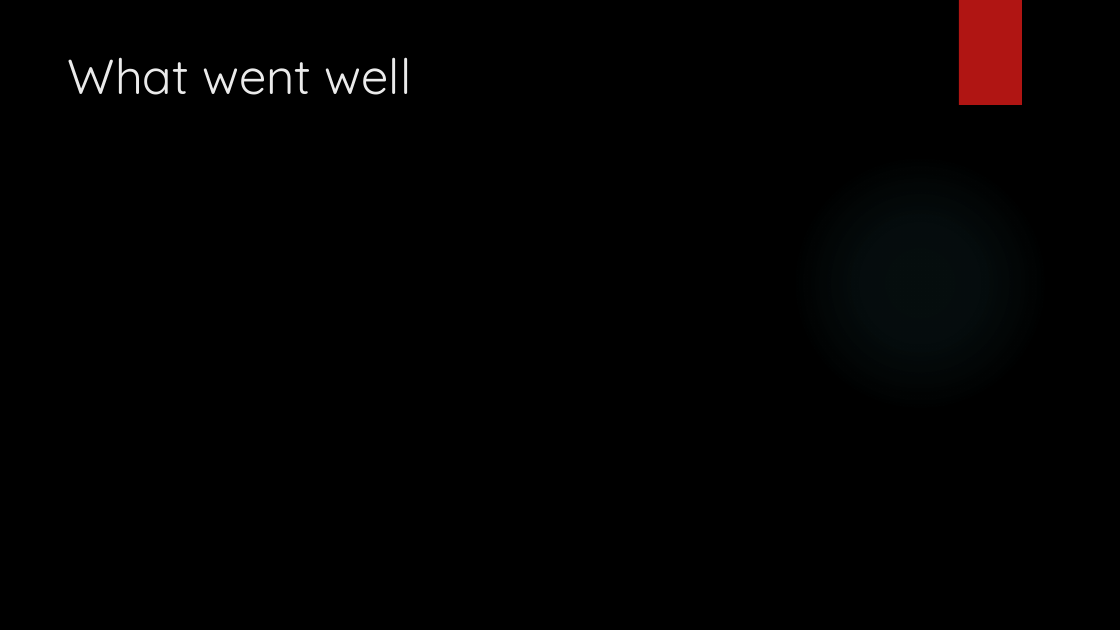
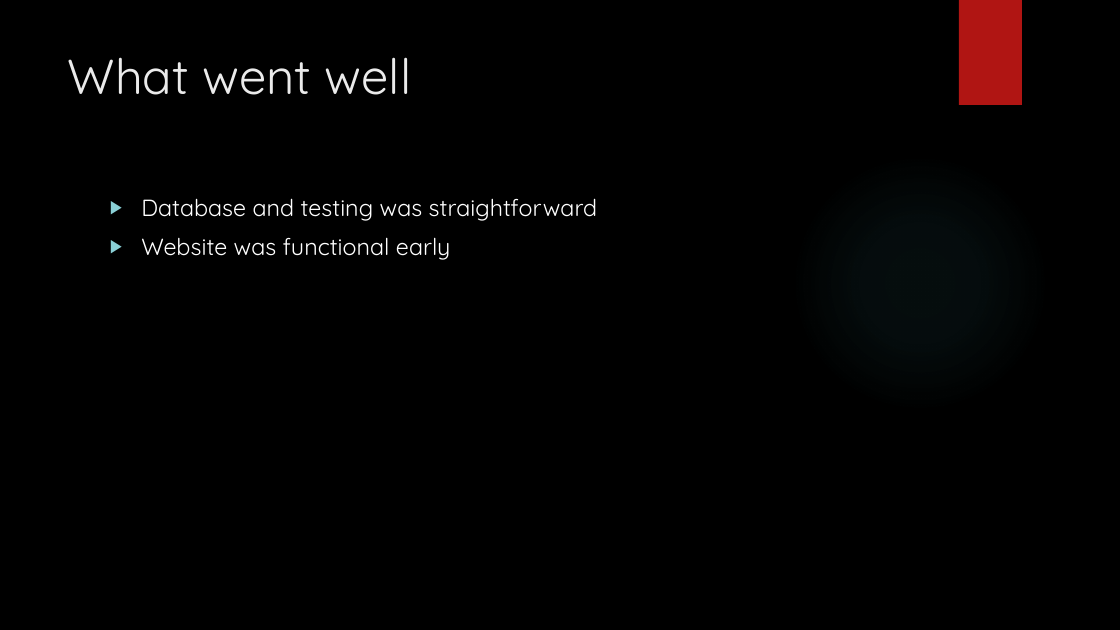
Before and after one commit to EkowTheGreat/QACstuff, a slide deck: slide 7 of SoloProj/Presentation.pptx. Drawn at 1120x630 pixels with LibreOffice and Linux fonts; fonts in the diff are those of the drawing; background and template pictures are left out. Boxes give left, top, right and bottom in pixels: in the first picture for what was removed or moved away, otherwise in the second. Text is boxed around its words. In the diff, an @@ line names an element or a change of style, - is before the commit and + after.

```diff
--- a/SoloProj/Presentation.pptx
+++ b/SoloProj/Presentation.pptx
@@ text added at (141, 198, 597, 260), 20 pt, text #FFFFFF @@
+▶ Database and testing was straightforward
+▶ Website was functional early
```
Also in this commit, not shown: 5 other slides changed, 7 slides added, 5 slides removed.
